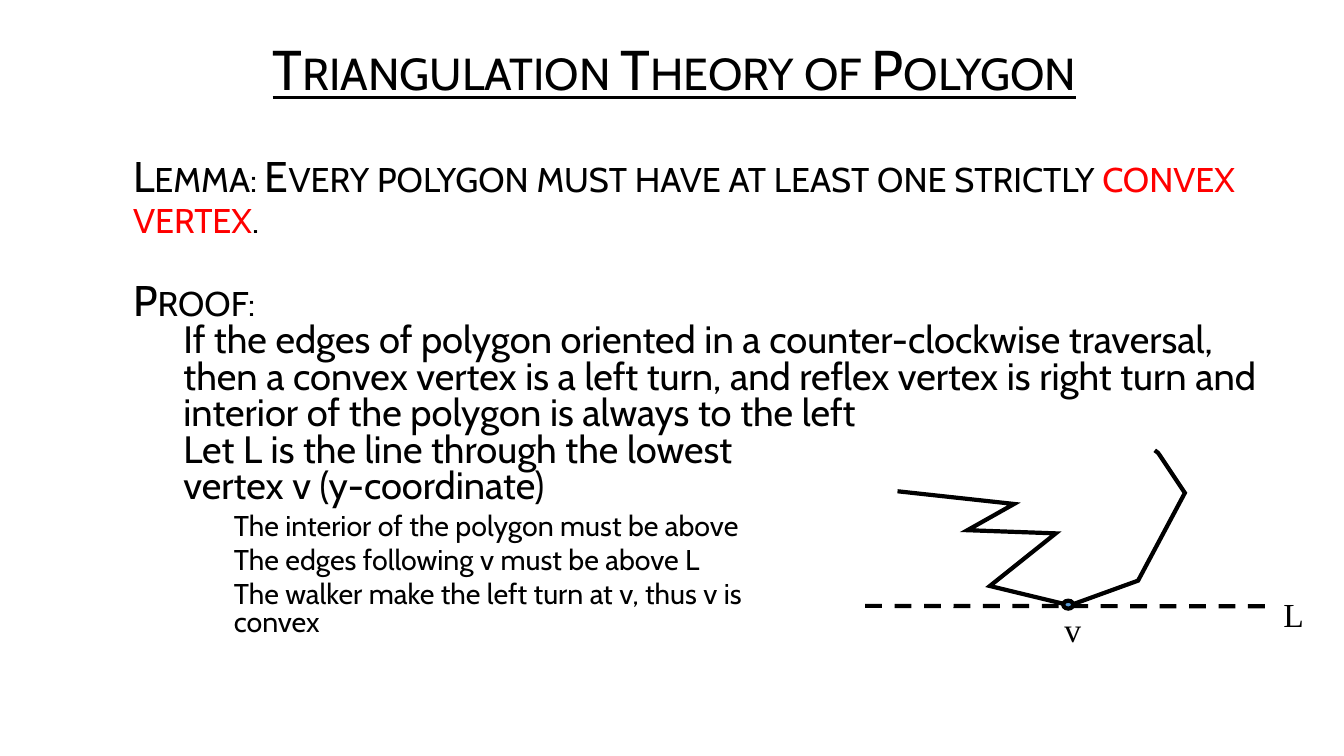
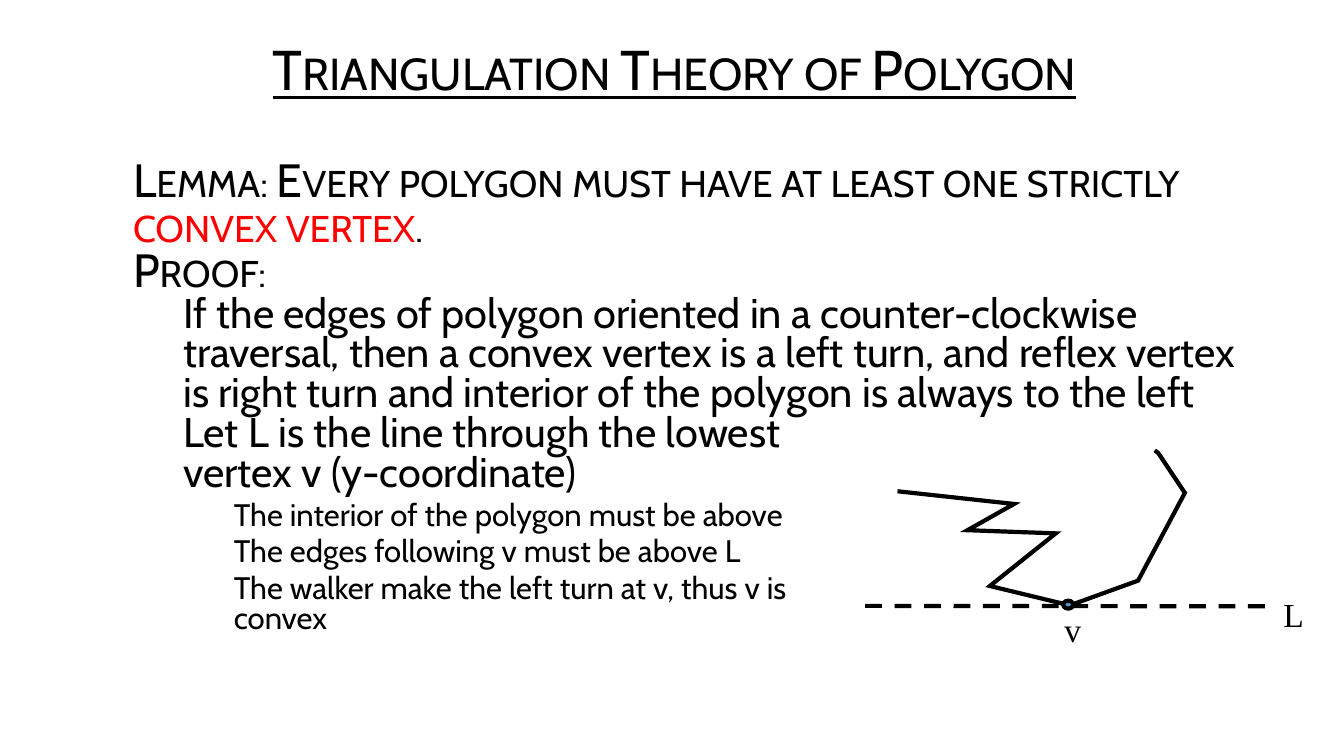
Before and after one commit to USFDataVisualization/Computational-Geometry-Lecture, a slide deck: slide 19 of L06-art_gallery_problem.pptx (slide 20 before the commit). Drawn at 1344x756 pixels with LibreOffice and Linux fonts; fonts in the diff are those of the drawing; background and template pictures are left out. Boxes give left, top, right and bottom in pixels: in the first picture for what was removed or moved away, otherwise in the second. Text is boxed around its words. In the diff, an @@ line names an element or a change of style, - is before the commit and + after.

```diff
--- a/L06-art_gallery_problem.pptx
+++ b/L06-art_gallery_problem.pptx
@@ text "Lemma: Every polygon must have ..." at <box>133,170,1235,630</box>: size 30.6 to 33.3 pt in "Lemma: Every polygon must have at least ...", "Proof:"; size 27.2 to 29.6 pt in "If the edges of polygon oriented in ...", "Let L is the line through the ..."; size 20.4 to 22.2 pt in "The interior of the polygon must be ...", "The edges following v must be above ...", "The walker make the left turn at ..." @@
```
Also in this commit, not shown: 5 other slides changed, 1 slide removed, 9 other files.
